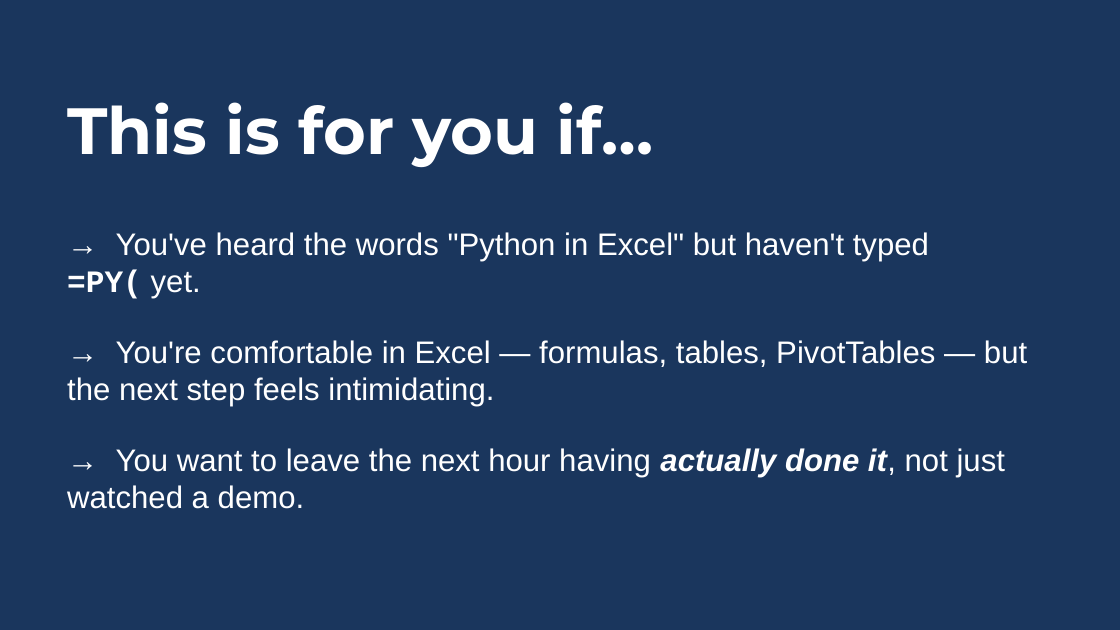
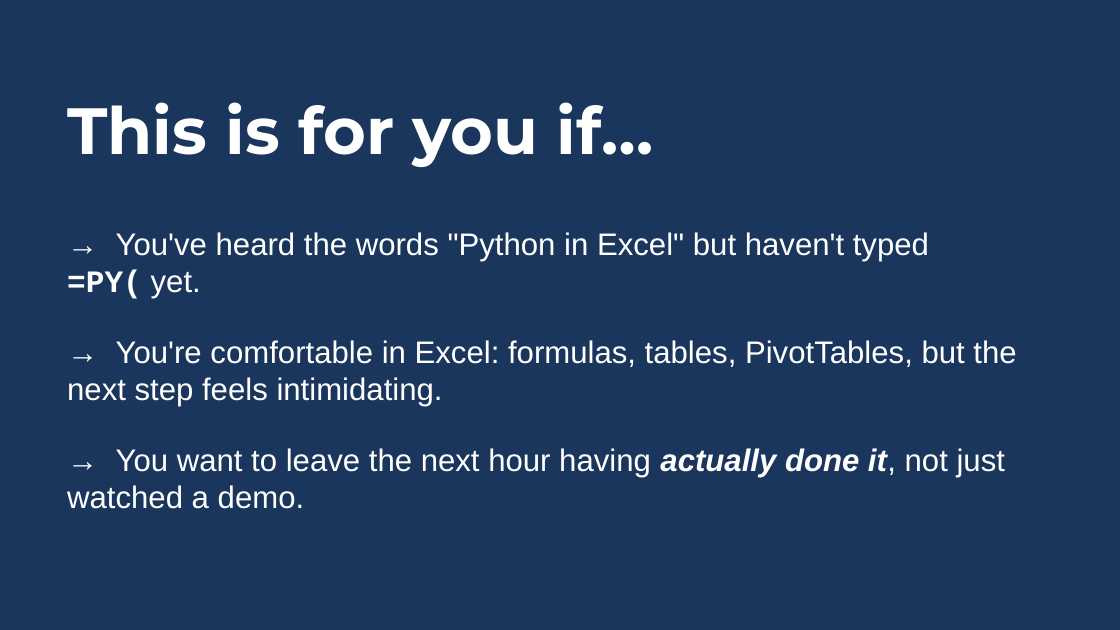
Before and after one commit to stringfestdata/python-in-excel-your-first-hour, a slide deck: slide 2 of python-in-excel-first-hour-deck.pptx. Drawn at 1120x630 pixels with LibreOffice and Linux fonts; fonts in the diff are those of the drawing. Boxes give left, top, right and bottom in pixels: in the first picture for what was removed or moved away, otherwise in the second. Text is boxed around its words. In the diff, an @@ line names an element or a change of style, - is before the commit and + after.

```diff
--- a/python-in-excel-first-hour-deck.pptx
+++ b/python-in-excel-first-hour-deck.pptx
@@ text at (67,340,1016,406): text changed @@
-→ You're comfortable in Excel — formulas, tables, PivotTables — but the next step feels intimidating.
+→ You're comfortable in Excel: formulas, tables, PivotTables, but the next step feels intimidating.
```
Also in this commit, not shown: 14 other slides changed, 2 other files.
